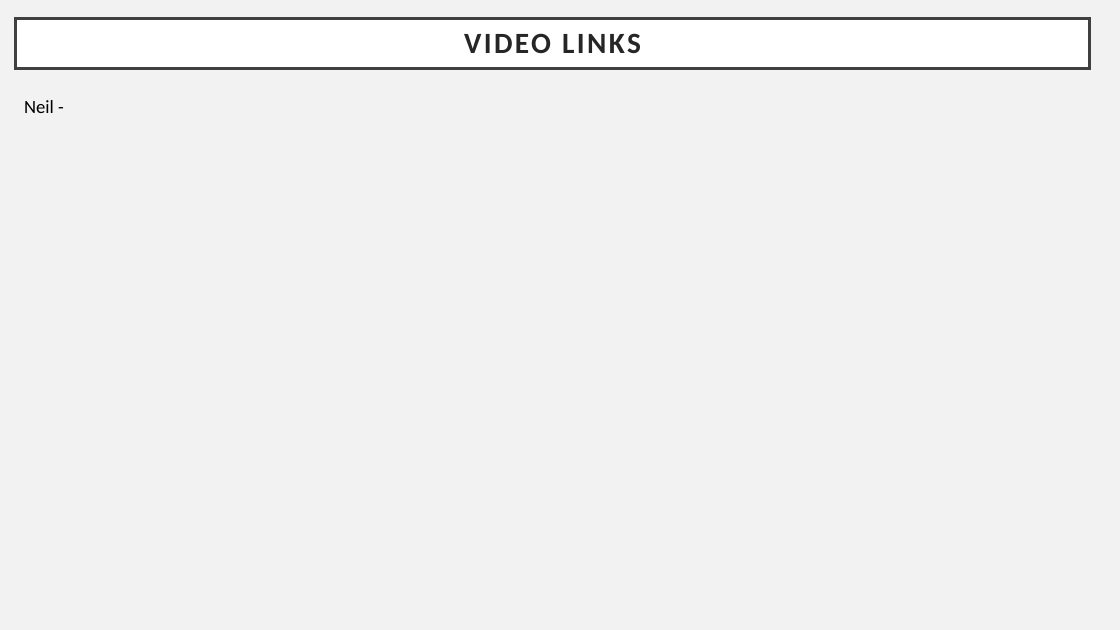
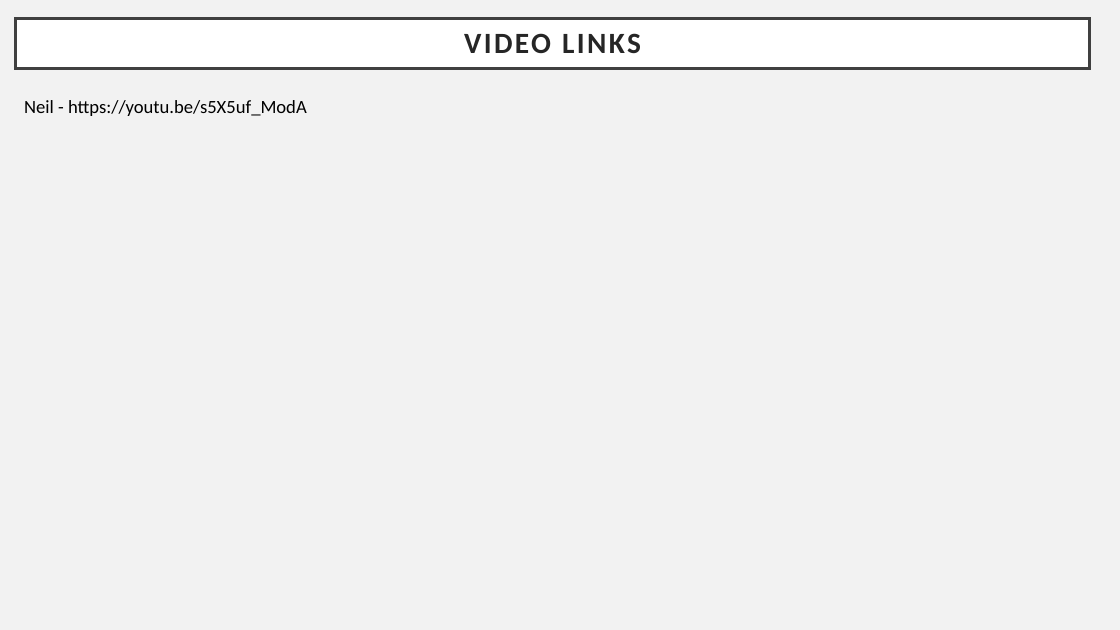
Before and after one commit to bensonnd/DS6306_David_Neil_Project_1, a slide deck: slide 12 of Analysis Presentations/Case Study 1 - David Wei, Neil Benson.pptx. Drawn at 1120x630 pixels with LibreOffice and Linux fonts; fonts in the diff are those of the drawing. Boxes give left, top, right and bottom in pixels: in the first picture for what was removed or moved away, otherwise in the second. Text is boxed around its words. In the diff, an @@ line names an element or a change of style, - is before the commit and + after.

```diff
--- a/Analysis Presentations/Case Study 1 - David Wei, Neil Benson.pptx
+++ b/Analysis Presentations/Case Study 1 - David Wei, Neil Benson.pptx
@@ text at (24, 100, 307, 116): text changed @@
-Neil -
+Neil - https://youtu.be/s5X5uf_ModA
```
